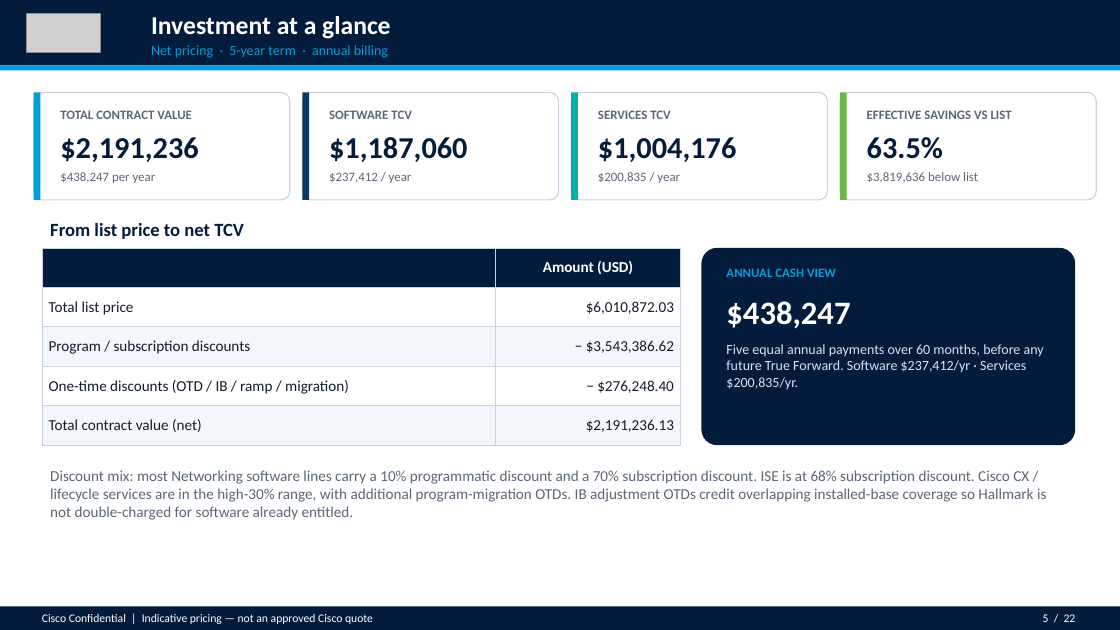
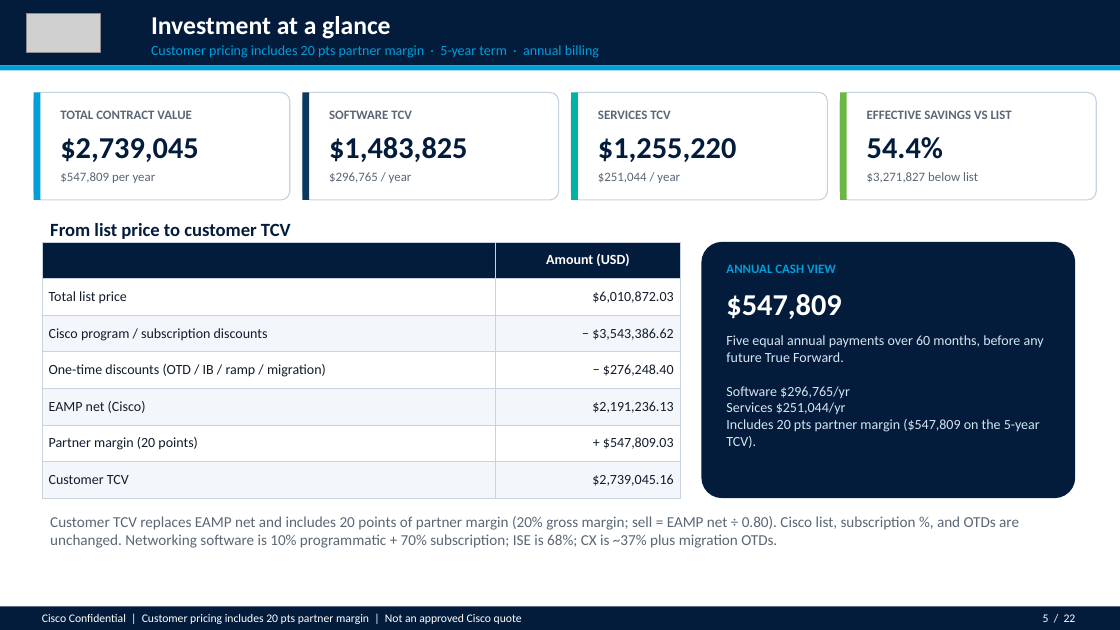
Before and after one commit to chchilds/cxvx, a slide deck: slide 5 of ea-proposal/HALLMARK_CARDS_INCORPORATED_Enterprise_Agreement_Proposal.pptx. Drawn at 1120x630 pixels with LibreOffice and Linux fonts; fonts in the diff are those of the drawing; grey boxes stand for pictures. Boxes give left, top, right and bottom in pixels: in the first picture for what was removed or moved away, otherwise in the second. Text is boxed around its words. In the diff, an @@ line names an element or a change of style, - is before the commit and + after.

```diff
--- a/ea-proposal/HALLMARK_CARDS_INCORPORATED_Enterprise_Agreement_Proposal.pptx
+++ b/ea-proposal/HALLMARK_CARDS_INCORPORATED_Enterprise_Agreement_Proposal.pptx
@@ text at <box>151,45,599,58</box>: text changed @@
-Net pricing · 5-year term · annual billing
+Customer pricing includes 20 pts partner margin · 5-year term · annual billing
@@ text at <box>60,138,198,162</box>: text changed @@
-$2,191,236
+$2,739,045
@@ text at <box>329,137,467,162</box>: text changed @@
-$1,187,060
+$1,483,825
@@ text at <box>598,138,736,162</box>: text changed @@
-$1,004,176
+$1,255,220
@@ text at <box>867,137,943,159</box>: text changed @@
-63.5%
+54.4%
@@ text at <box>60,172,156,183</box>: text changed @@
-$438,247 per year
+$547,809 per year
@@ text at <box>329,172,412,183</box>: text changed @@
-$237,412 / year
+$296,765 / year
@@ text at <box>598,172,680,183</box>: text changed @@
-$200,835 / year
+$251,044 / year
@@ text at <box>867,172,978,183</box>: text changed @@
-$3,819,636 below list
+$3,271,827 below list
@@ text at <box>50,223,291,239</box>: text changed @@
-From list price to net TCV
+From list price to customer TCV
@@ table at <box>42,242,681,498</box> @@
-row 3, column 1: Program / subscription discounts
+row 3, column 1: Cisco program / subscription discounts
-row 5: Total contract value (net) | $2,191,236.13
+row 5: EAMP net (Cisco) | $2,191,236.13
+row 6: Partner margin (20 points) | + $547,809.03
+row 7: Customer TCV | $2,739,045.16
@@ table: place and size @@
-table at <box>42,248,681,445</box>
+table at <box>42,242,681,498</box>
@@ rounded rectangle: place and size @@
-rounded rectangle at <box>702,248,1075,445</box>
+rounded rectangle at <box>702,242,1075,498</box>
@@ text "ANNUAL CASH VIEW": place and size @@
-text "ANNUAL CASH VIEW" at <box>726,268,836,277</box>
+text "ANNUAL CASH VIEW" at <box>726,264,836,273</box>
@@ text at <box>726,294,841,319</box>: text changed; size 28 to 26 pt @@
-$438,247
+$547,809
@@ text at <box>726,335,1044,448</box>: text changed @@
-Five equal annual payments over 60 months, before any future True Forward. Software $237,412/yr · Services $200,835/yr.
+Five equal annual payments over 60 months, before any future True Forward.
+Software $296,765/yr
+Services $251,044/yr
+Includes 20 pts partner margin ($547,809 on the 5-year TCV).
@@ text at <box>50,516,1019,548</box>: text changed @@
-Discount mix: most Networking software lines carry a 10% programmatic discount and a 70% subscription discount. ISE is at 68% subscription discount. Cisco CX / lifecycle services are in the high-30% range, with additional program-migration OTDs. IB adjustment OTDs credit overlapping installed-base coverage so Hallmark is not double-charged for software already entitled.
+Customer TCV replaces EAMP net and includes 20 points of partner margin (20% gross margin; sell = EAMP net ÷ 0.80). Cisco list, subscription %, and OTDs are unchanged. Networking software is 10% programmatic + 70% subscription; ISE is 68%; CX is ~37% plus migration OTDs.
@@ text at <box>42,614,522,624</box>: text changed @@
-Cisco Confidential | Indicative pricing — not an approved Cisco quote
+Cisco Confidential | Customer pricing includes 20 pts partner margin | Not an approved Cisco quote
```
Also in this commit, not shown: 20 other slides changed, 4 other files.
